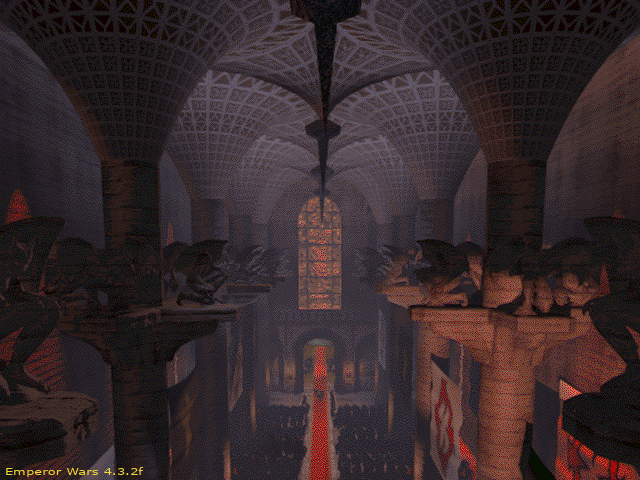
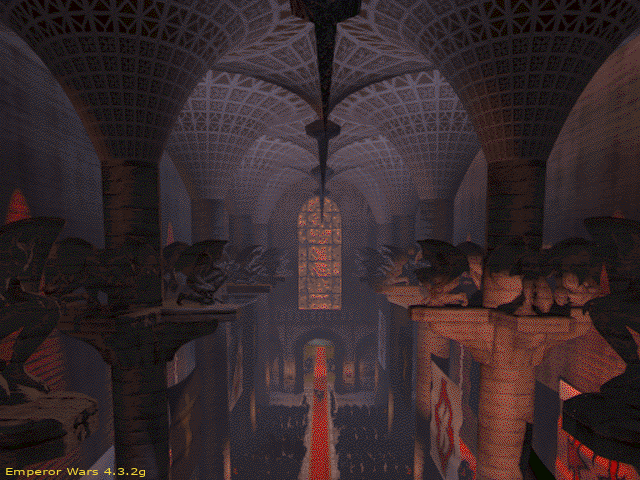
Layers edited between the first and the second 640x480 image:
renamed "Emperor Wars 4.3.2f" to "Emperor Wars 4.3.2g", painted on it over [138, 467, 145, 477]
